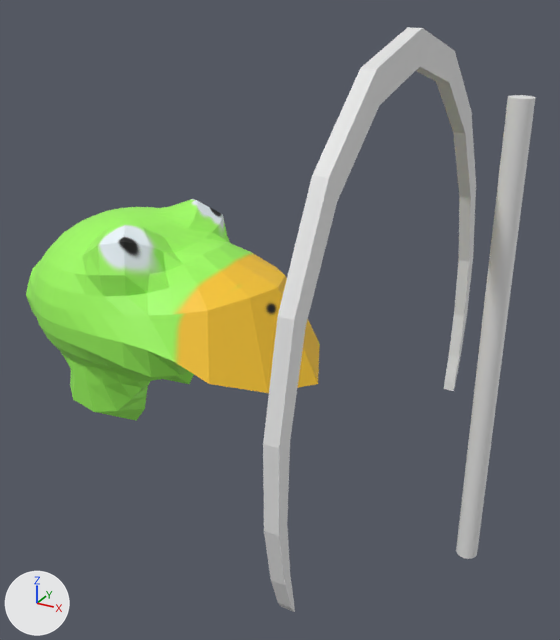
What one commit did to the Blender file Blender Models/gate.blend.
One viewpoint serves both versions: a 50 mm camera at (13.1, -54.7, 39.9) aimed at (-17.7, 1.4, 11.9). Arrows for +X, +Y and +Z are at lower left; the lights stay in place.
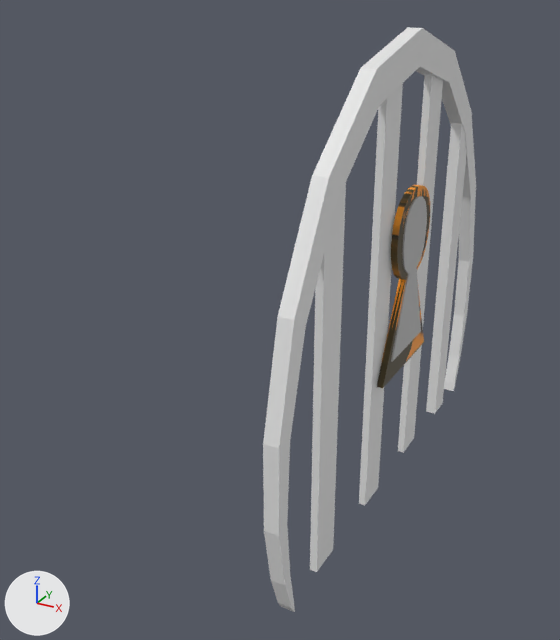
The newer file is also rescaled (x0.301), turned or shifted as a whole; pictures and numbers use the older file's frame.

The change in detail:
Picture 'Material.003 Base Color' (img_material_003_base_color) is new.
Material 'Material.002' (mat_material_002) is new.
Its base color is (0.5, 0.5, 0.5) (grey #bcbcbc).
Material 'Material.003' (mat_material_003) is new.
Its texture is img_material_003_base_color.
me_cylinder is used by ob_cylinder; location (0.0, 7.9, -0.6); scale (1.0, 10.0, 0.69).
me_cylinder had 64 vertices, 34 faces and spanned x -6.9..-5.8, y -2.8..1.3, z 0.4..54.3.
me_cylinder now has 113 vertices, 63 faces and spans x -6.9..-5.8, y -2.8..1.3, z 0.4..54.3.
Part 1, on me_cylinder:
6 faces are deleted.
36 vertices are added at x -6.8..-5.8, y -2.2..0.7, z 0.9..49.8.
13 new vertices lie (0.6, 0.0, 0.0) away from vertices in x -6.7, y -2.2..-0.1, z 0.9..49.8.
35 new faces join them.
Mesh me_cube_009 is new.
It has 177 vertices, 166 faces and spans x -0.5..-0.36, y -1.28..1.17, z -0.37..3.41.
It uses material mat_material_002 (grey #bcbcbc).
Mesh me_cube_007 is new.
It has 285 vertices, 239 faces and spans x -0.5..-0.36, y -1.28..1.17, z -0.37..3.41.
It uses material mat_material_003 (picture img_material_003_base_color).
Object 'Cylinder.001' (ob_cylinder_001) is deleted.
Object 'Sphere' (ob_sphere) is deleted.
Object 'Cube.003' (ob_cube_003) is new; it shows me_cube_009.
Its location is (-4.3, 0.6, 13.8).
Its scale is (2.86, 2.72, 3.28).
Object 'Cube.001' (ob_cube_001) is new; it shows me_cube_007.
Its location is (-4.0, 0.7, 12.3).
Its scale is (3.93, 3.93, 3.93).

Pixel boxes (x1, y1, x2, y2) of what changed, in the pictures (560 x 640 px):
'Sphere', deleted: before (26, 199, 320, 421)
'Cylinder.001', deleted: before (456, 95, 535, 559)
'Cube.001', added (brown): after (377, 185, 430, 388)
'Cube.003', added: after (391, 196, 427, 362)
part 1 of me_cylinder, built on: before (416, 67, 471, 198); after (310, 67, 471, 572)
